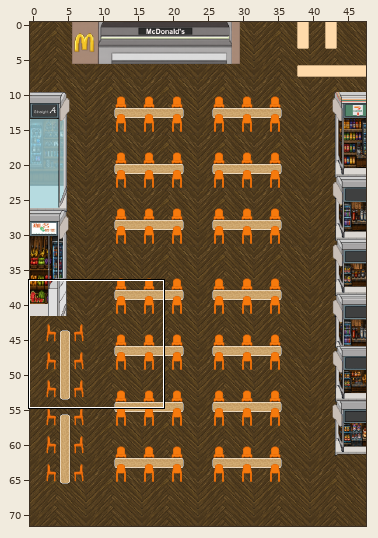
Two states of a Tiled map, assets/niupai_minigame/XiaoChiBuMainSection.tmx. The picture above shows the old version from afar; the outline marks the close-up.
Close-up. Earlier state:
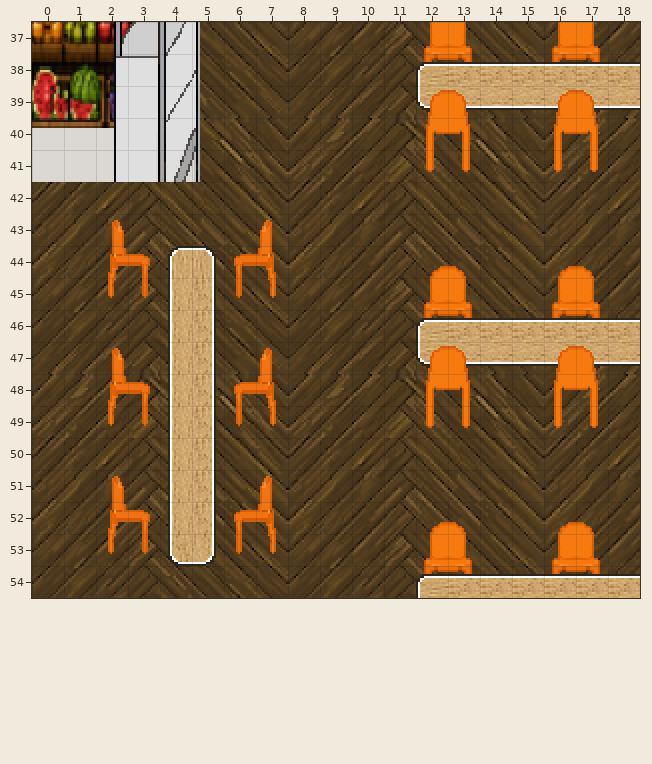
Cells are 16x16 px. Shown: x 0..18, y 37..54. The commit also changed other parts of the map, which this record leaves out. Tiles whose own drawing changed are shown in their newer look in all pictures.
Now the later version:
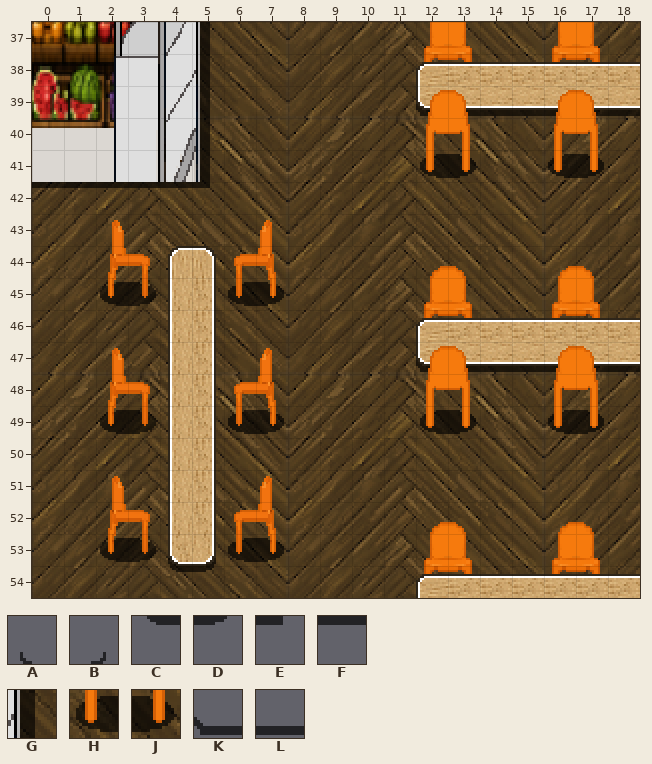
Key: from "XiaoChiBuSprite16": A 150, B 151, C 214, D 215, E 729, F 793, G 795, H 853, J 854, K 856, L 857.
_ is an empty cell, . an unchanged one.
Tiles of an added or newly shown layer are drawn over the layers below it.
See-through tiles are keyed as they look on the map.
What changed:
--- layer "Shadow" (added)
@@ x 0..18 @@
-37 ....._.............
-38 ....._.............
-39 ....._......_______
-40 ....._.............
-41 ....._......__..__.
-42 ______.............
+37 .....G.............
+38 .....G.............
+39 .....G......KLLLLLL
+40 .....G.............
+41 .....G......HJ..HJ.
+42 FFFFFE.............
@@ x 2..7 @@
-45 __..__
+45 HJ..HJ
@@ x 12..18 @@
-47 _______
+47 KLLLLLL
@@ x 2..17 @@
-49 __..__....__..__
+49 HJ..HJ....HJ..HJ
@@ x 2..7 @@
-53 ______
-54 ..__..
+53 HJABHJ
+54 ..CD..
